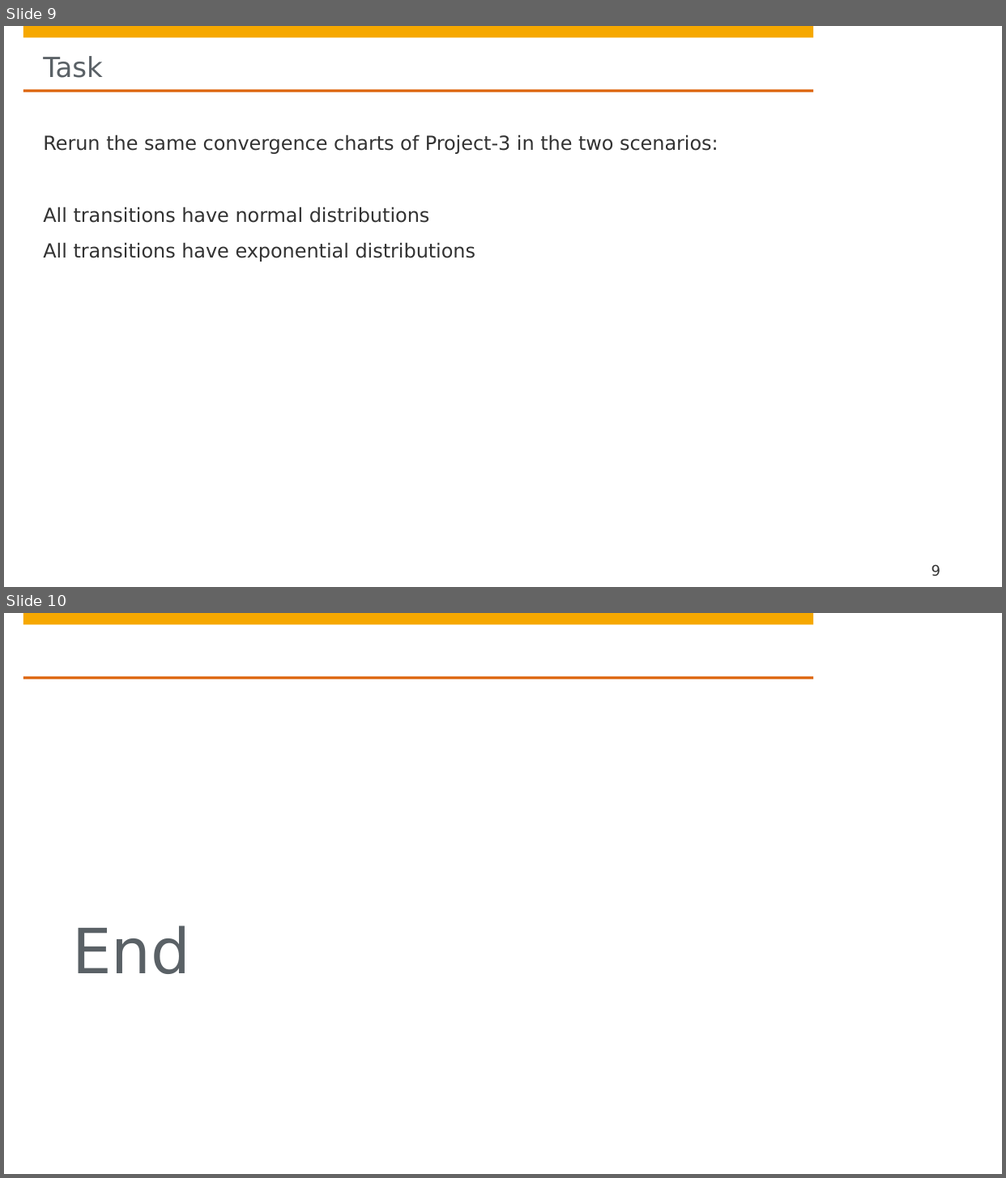
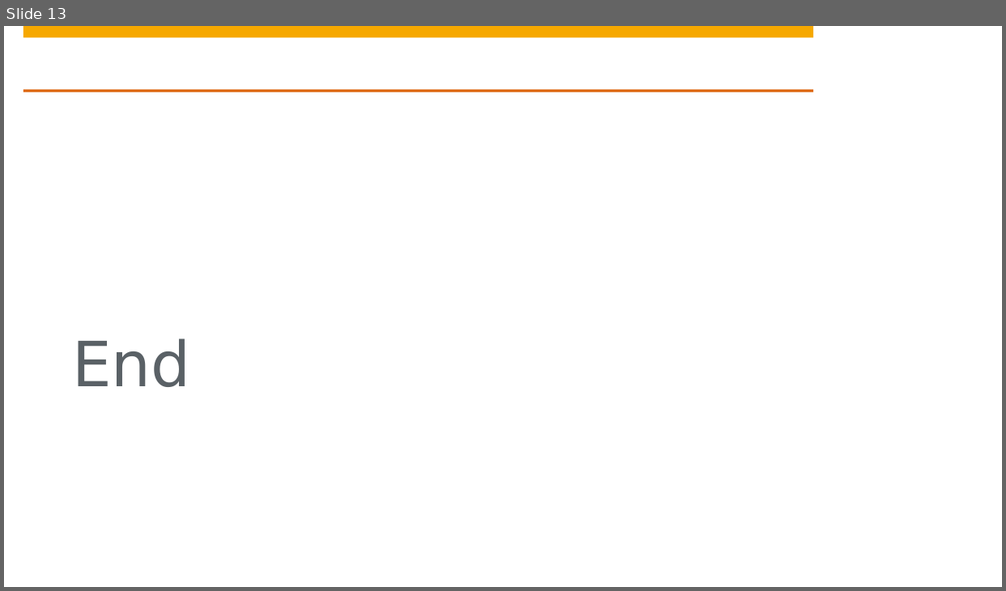
Before and after one commit to hpi-sam/HMM-Learning4SAS, a slide deck: projects/CTMC/P4 - Continuous Time Markov Chains.pptx. Shown one above the other, each under a label of ours: slides 9 and 10 before the commit, slide 13 after it. The pictures are 1006x1178 and 1006x591 pixels, drawn with LibreOffice and Linux fonts; fonts in the diff are those of the drawing; background and template pictures are left out. Boxes give left, top, right and bottom in pixels: in the first picture for what was removed or moved away, otherwise in the second. Text is boxed around its words. In the diff, an @@ line names an element or a change of style, - is before the commit and + after.

```diff
--- a/projects/CTMC/P4 - Continuous Time Markov Chains.pptx
+++ b/projects/CTMC/P4 - Continuous Time Markov Chains.pptx
@@ slide 9 removed at <box>4,26,1002,587</box>, background #FFFFFF; not listed: 4 template elements that a slide beside it also shows @@
@@ title removed at <box>43,56,103,78</box> @@
-Task
@@ text removed at <box>43,135,718,262</box> @@
-Rerun the same convergence charts of Project-3 in the two scenarios:
-All transitions have normal distributions
-All transitions have exponential distributions
@@ page number removed at <box>931,565,940,577</box> @@
-9
@@ what was slide 10 is now slide 13 @@
```
Also in this commit, not shown: 2 slides changed, 4 slides added.
